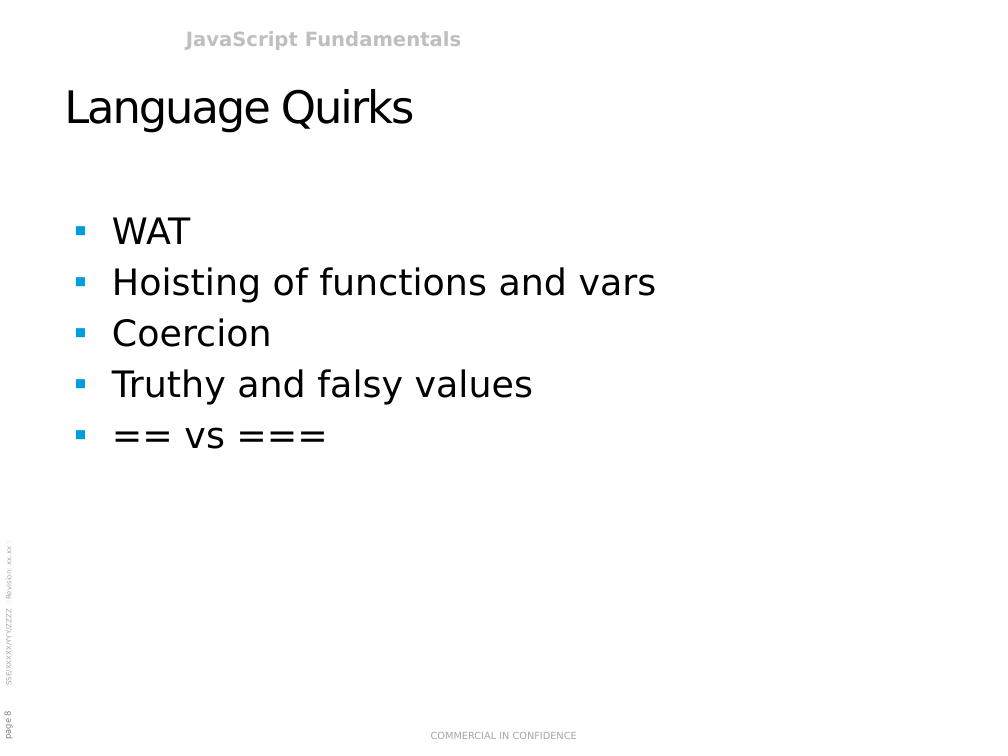
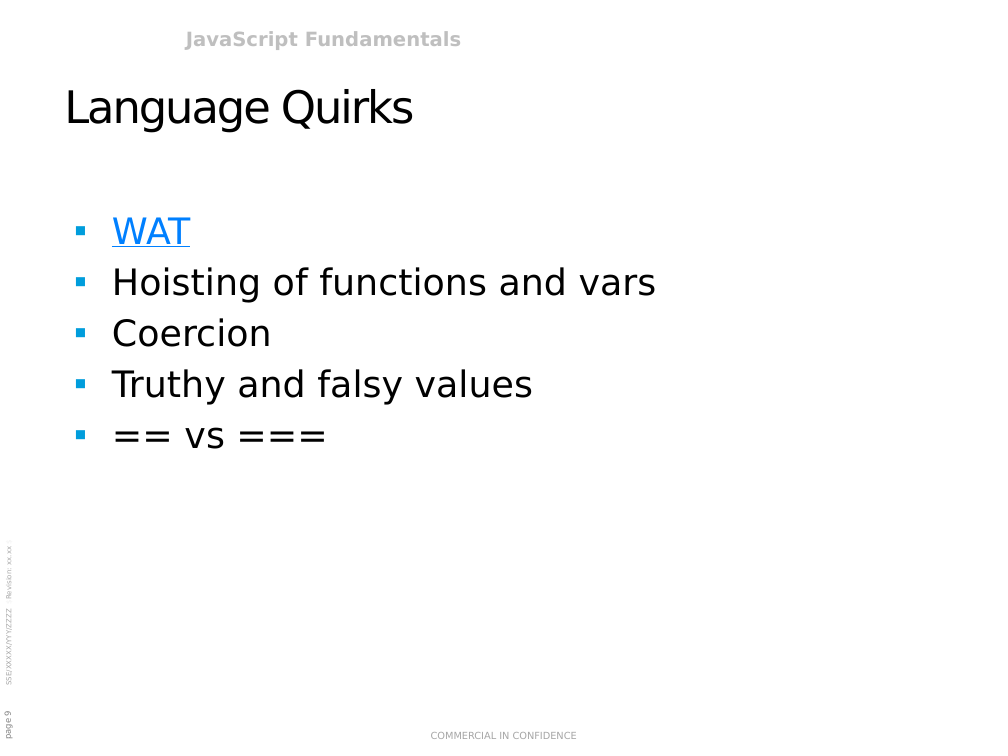
Before and after one commit to rasmusvhansen/javascript-course, a slide deck: slide 9 of JavaScript Fundamentals.pptx (slide 8 before the commit). Drawn at 1008x756 pixels with LibreOffice and Linux fonts; fonts in the diff are those of the drawing; background and template pictures are left out. Boxes give left, top, right and bottom in pixels: in the first picture for what was removed or moved away, otherwise in the second. Text is boxed around its words. In the diff, an @@ line names an element or a change of style, - is before the commit and + after.

Commit message:
Updated ppt

```diff
--- a/JavaScript Fundamentals.pptx
+++ b/JavaScript Fundamentals.pptx
@@ text at <box>112,217,190,247</box>: text colour #000000 to #0080FF, underline on in "WAT" @@
```
Also in this commit, not shown: 1 other slide changed, 1 slide added.
